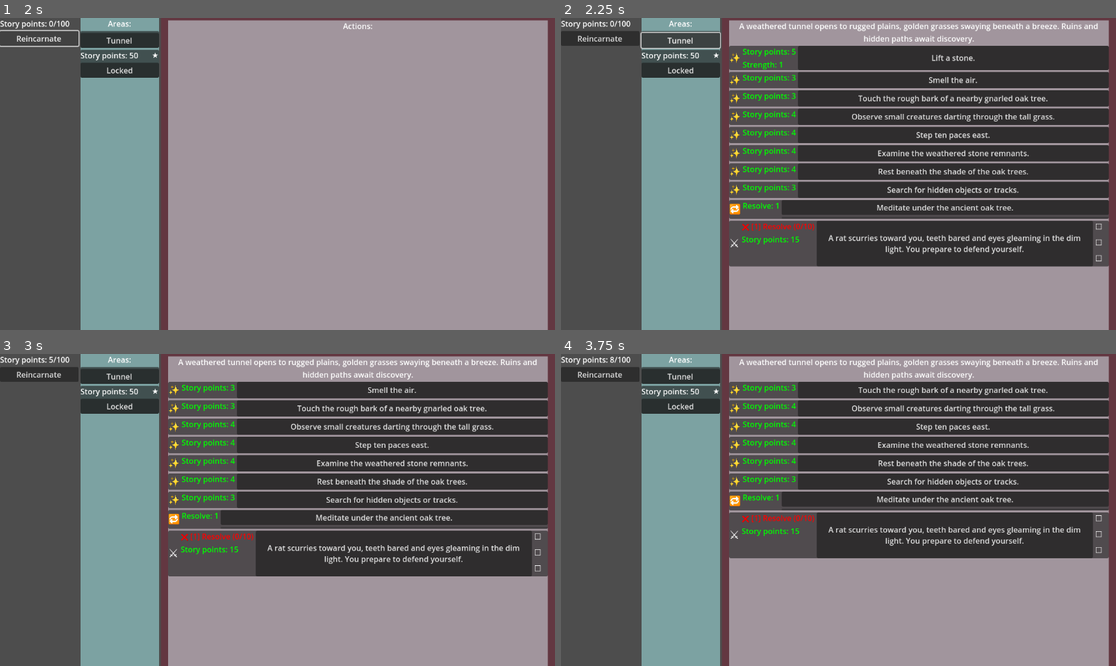
Above: before the commit, frames 1-4 (two rows, left to right).
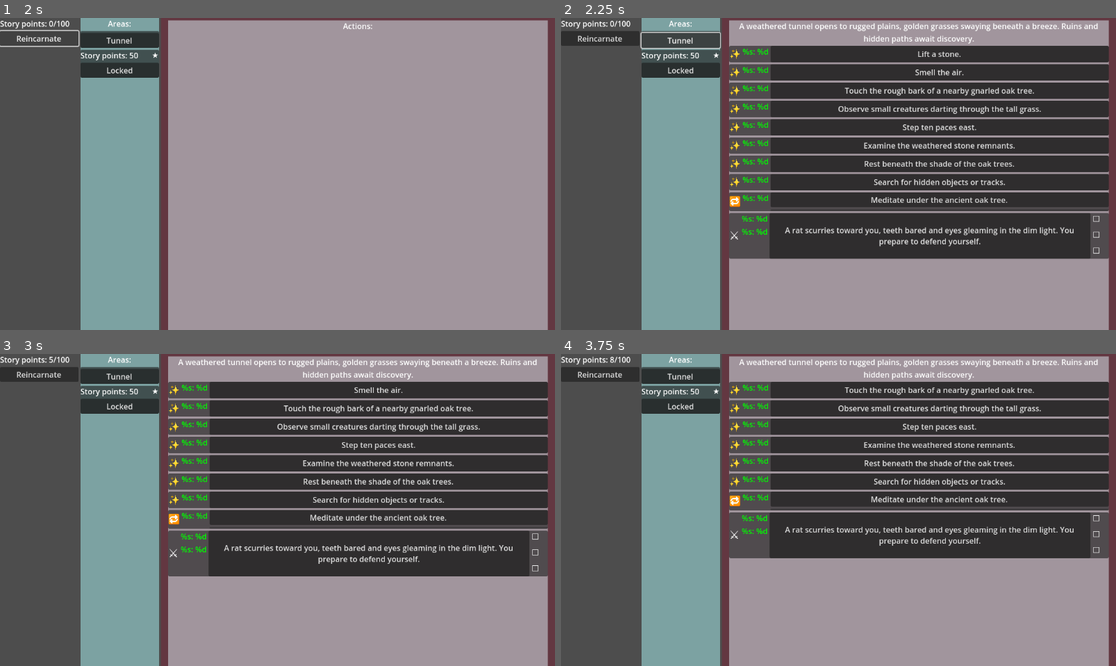
Above: after the commit, the same moments.

Repository: snipercup/Incremental-Chronicles
Game: Godot game, scene res://Scenes/main_menu.tscn
Two runs of this game, one before a commit and one after it. Both use one fixed random seed, a clock stepped at 60 frames per second and the inputs below.
Inputs:
- Up to frame 1 (2 s): click "Start Game" at 0.5 s; click "Reincarnate" at 1.25 s
- Up to frame 2 (2.25 s): click "Tunnel" at 2 s
- Up to frame 3 (3 s): click "Lift a stone." at 2.75 s
- Up to frame 4 (3.75 s): click "Smell the air." at 3.5 s

Frame 1 is identical in both runs. In frame 2, 19% of the frame differs, in the area x 30-99%, y 8-80%; in frame 3, 7.1%; in frame 4, 6.6%.
Error after the commit: Invalid access to property or key 'hidden_resources_updated' on a base object of type 'Node (signal_broker.gd)'. (res://Scripts/storyarea/story_area.gd:75)

Commit message:
Transform resources structure

Diff:
--- a/Area_data/0001_tunnel_area.json
+++ b/Area_data/0001_tunnel_area.json
@@ -1,61 +1,78 @@
 {
   "description": "A weathered tunnel opens to rugged plains, golden grasses swaying beneath a breeze. Ruins and hidden paths await discovery.",
   "name": "Tunnel",
+  "tier": 1.0,
   "story_actions": [
 	{
 	  "action_type": "free",
 	  "rewards": {
-		"Story points": 5.0,
-		"Strength": 1.0
+		"visible": {
+		  "Story points": 5.0,
+		  "Strength": 1.0
+		}
 	  },
 	  "story_text": "Lift a stone."
 	},
 	{
 	  "action_type": "free",
 	  "rewards": {
-		"Story points": 3.0
+		"visible": {
+		  "Story points": 3.0
+		}
 	  },
 	  "story_text": "Smell the air."
 	},
 	{
 	  "action_type": "free",
 	  "rewards": {
-		"Story points": 3.0
+		"visible": {
+		  "Story points": 3.0
+		}
 	  },
 	  "story_text": "Touch the rough bark of a nearby gnarled oak tree."
 	},
 	{
 	  "action_type": "free",
 	  "rewards": {
-		"Story points": 4.0
+		"visible": {
+		  "Story points": 4.0
+		}
 	  },
 	  "story_text": "Observe small creatures darting through the tall grass."
 	},
 	{
 	  "action_type": "free",
 	  "rewards": {
-		"Story points": 4.0
+		"visible": {
+		  "Story points": 4.0
+		}
 	  },
 	  "story_text": "Step ten paces east."
 	},
 	{
 	  "action_type": "free",
 	  "rewards": {
-		"Story points": 4.0
+		"visible": {
+		  "Story points": 4.0
+		}
 	  },
 	  "story_text": "Examine the weathered stone remnants."
 	},
 	{
 	  "action_type": "free",
 	  "rewards": {
-		"Story points": 4.0
+		"visible": {
+		  "Story points": 4.0
+		}
 	  },
 	  "story_text": "Rest beneath the shade of the oak trees."
 	},
 	{
 	  "action_type": "free",
 	  "rewards": {
-		"Story points": 3.0
+		"visible": {
+		  "Story points": 3.0
+		}
 	  },
 	  "story_text": "Search for hidden objects or tracks."
 	},
@@ -63,20 +80,26 @@
 	  "action_type": "loop",
 	  "cooldown": 2.0,
 	  "rewards": {
-		"Resolve": 1.0
+		"visible": {
+		  "Resolve": 1.0
+		}
 	  },
 	  "story_text": "Meditate under the ancient oak tree."
 	},
 	{
 	  "action_type": "combat",
 	  "requirements": {
-		"Resolve": 1.0
+		"visible": {
+		  "Resolve": 1.0
+		}
 	  },
 	  "rewards": {
-		"Story points": 15.0
-	  },
-	  "hidden_rewards": {
-		"hidden_rat_reward": 1.0
+		"visible": {
+		  "Story points": 15.0
+		},
+		"hidden": {
+		  "hidden_rat_reward": 1.0
+		}
 	  },
 	  "story_text": "A rat scurries toward you, teeth bared and eyes gleaming in the dim light. You prepare to defend yourself.",
 	  "enemy": {
@@ -87,13 +110,16 @@
 	{
 	  "action_type": "free",
 	  "appear_requirements": {
-		"hidden_rat_reward": 1.0
+		"hidden": {
+		  "hidden_rat_reward": 1.0
+		}
 	  },
 	  "rewards": {
-		"Story points": 5.0
+		"visible": {
+		  "Story points": 5.0
+		}
 	  },
 	  "story_text": "Examine the defeated rat."
 	}
-  ],
-  "tier": 1.0
+  ]
 }
--- a/Scripts/resource_manager.gd
+++ b/Scripts/resource_manager.gd
@@ -2,43 +2,59 @@
 @export var action_list: VBoxContainer = null
 const DEFAULT_LABEL_TEXT: String = "Story points: 0/100"
 
+
+
+# Resources dictionary can look like this:
+#"resources": {
+  #"visible": { "Story points": 3.0 },
+  #"hidden": { "reincarnation_ready": 1.0 },
+  #"permanent": { "Ascension Tokens": 1 }
+#}
+# Resource caps may look like this:
+#"resource_caps": {
+  #"visible": { "Story points": 100.0 },
+  #"hidden": { "reincarnation_ready": 10.0 },
+  #"permanent": { "Ascension Tokens": 10.0 }
+#}
+
 # Use ResourceStore class
-var visible_resources := ResourceStore.new(true)
-var hidden_resources := ResourceStore.new(false)
-var permanent_resources := ResourceStore.new(false,{},true)
+var resources := ResourceStore.new()
 
 var resource_caps_data: Dictionary = {}
 @onready var story_point_label := self
 
 func _ready():
 	_load_resource_caps()
-	visible_resources.caps = resource_caps_data
-	visible_resources.updated = SignalBroker.resources_updated
-	hidden_resources.updated = SignalBroker.hidden_resources_updated
-	visible_resources.updated.connect(_on_visible_resources_updated)
+	resources.caps = resource_caps_data
+
+	# Connect one unified signal
+	SignalBroker.resources_updated.connect(_on_resources_updated)
 	SignalBroker.action_rewarded.connect(_on_action_rewarded)
 	SignalBroker.area_pressed.connect(_on_area_pressed)
 
 func _on_action_rewarded(myaction: StoryAction):
-	for key in myaction.get_rewards().keys():
-		visible_resources.add(key, myaction.get_rewards()[key])
-	for key in myaction.get_hidden_rewards().keys():
-		hidden_resources.add(key, myaction.get_hidden_rewards()[key])
+	var reward_data := myaction.get_rewards()
+	for group in reward_data.keys():
+		for key in reward_data[group].keys():
+			resources.add(group, key, reward_data[group][key])
 
-func _on_visible_resources_updated(_store: ResourceStore) -> void:
+func _on_resources_updated(_store: ResourceStore) -> void:
 	_update_display()
 
 func _update_display() -> void:
-	var story_points = visible_resources.get_value("Story points")
+	var story_points = resources.get_value("visible", "Story points")
 	text = "Story points: %d/100" % int(story_points)
 	_update_tooltip()
 
 func _update_tooltip() -> void:
 	var list = []
 	var count = 0
-	for key in visible_resources.resources.keys():
-		var value = visible_resources.get_value(key)
-		var max_value = resource_caps_data.get(key, 0)
+	if not resources.resources.has("visible"):
+		return
+
+	for key in resources.resources["visible"].keys():
+		var value = resources.get_value("visible", key)
+		var max_value = resource_caps_data.get("visible", {}).get(key, 0)
 		if max_value > 0:
 			list.append("%s: %d/%d" % [key, value, max_value])
 		else:
@@ -48,33 +64,33 @@
 			break
 	tooltip_text = "\n".join(list)
 
-# Returns the value of the resource by name
 func get_resource(resource_name: String) -> float:
-	return visible_resources.get_value(resource_name)
+	return resources.get_value("visible", resource_name)
 
 func get_resource_max(resource_name: String) -> float:
-	return resource_caps_data.get(resource_name, 0)
+	return resource_caps_data.get("visible", {}).get(resource_name, 0)
 
 func apply_rewards(rewards: Dictionary) -> bool:
 	var success := false
-	for key in rewards.keys():
-		if visible_resources.add(key, rewards[key]):
-			success = true
+	for group in rewards.keys():
+		for key in rewards[group].keys():
+			if resources.add(group, key, rewards[group][key]):
+				success = true
 	return success
 
 func has_required_resources(requirements: Dictionary, use_hidden: bool = false) -> bool:
-	return (hidden_resources if use_hidden else visible_resources).has_all(requirements)
+	var group = "hidden" if use_hidden else "visible"
+	return resources.has_all({ group: requirements.get(group, {}) })
 
 func consume_resources(requirements: Dictionary, use_hidden: bool = false) -> bool:
-	return (hidden_resources if use_hidden else visible_resources).consume(requirements)
+	var group = "hidden" if use_hidden else "visible"
+	return resources.consume({ group: requirements.get(group, {}) })
 
 func is_at_capacity(resource_name: String) -> bool:
-	return visible_resources.is_at_capacity(resource_name)
+	return resources.is_at_capacity("visible", resource_name)
 
-# Returns true if all resources in requirements are at capacity
-# If a resource has no capacity limit, this function will always return false
 func are_all_at_capacity(myresources: Dictionary) -> bool:
-	return visible_resources.are_all_at_capacity(myresources)
+	return resources.are_all_at_capacity({ "visible": myresources })
 
 # Loads the resource caps from the json file
 func _load_resource_caps() -> void:
--- a/Scripts/resource_store.gd
+++ b/Scripts/resource_store.gd
@@ -2,58 +2,69 @@
 class_name ResourceStore
 extends RefCounted
 
-var updated: Signal # Dynamically emitted when resources change
-
+# Resources dictionary can look like this:
+#"resources": {
+  #"visible": { "Story points": 3.0 },
+  #"hidden": { "reincarnation_ready": 1.0 },
+  #"permanent": { "Ascension Tokens": 1 }
+#}
+# Resource caps may look like this:
+#"resource_caps": {
+  #"visible": { "Story points": 100.0 },
+  #"hidden": { "reincarnation_ready": 10.0 },
+  #"permanent": { "Ascension Tokens": 10.0 }
+#}
 var resources: Dictionary = {} # Keep track of each resource amount by using name and value
 var caps: Dictionary = {} # Base capacity per resource
-var respect_caps: bool = false
-# If true, this store will not reset its values when reset() is called
-var permanent: bool = false
 
+# When this initializes
+func _init(caps_data: Dictionary = {}) -> void:
+	caps = caps_data
 
-# Optional: provide caps if needed
-func _init(use_caps: bool = false, caps_data: Dictionary = {}, is_permanent: bool = false) -> void:
-	respect_caps = use_caps
-	caps = caps_data
-	permanent = is_permanent
-
-
-func add(key: String, amount: float) -> bool:
+func add(group: String, key: String, amount: float) -> bool:
 	if amount <= 0:
 		return false
 
-	var current = resources.get(key, 0.0)
-	var max_cap = caps.get(key, 0.0) if respect_caps else 0.0
+	# Initialize group if missing
+	if not resources.has(group):
+		resources[group] = {}
 
-	if respect_caps and max_cap > 0.0:
-		if current >= max_cap:
-			return false
-		resources[key] = min(current + amount, max_cap)
-	else:
-		resources[key] = current + amount
+	var current = resources[group].get(key, 0.0)
+	var max_cap = caps.get(group, {}).get(key, 0.0)
 
-	updated.emit(self)
+	if max_cap > 0.0 and current >= max_cap:
+		return false
+
+	var new_value = current + amount
+	resources[group][key] = min(new_value, max_cap) if max_cap > 0.0 else new_value
+
+	SignalBroker.resources_updated.emit(self)
 	return true
 
-func remove(key: String, amount: float) -> void:
-	if key in resources:
-		resources[key] = max(resources[key] - amount, 0.0)
+func remove(group: String, key: String, amount: float) -> void:
+	if resources.has(group) and resources[group].has(key):
+		resources[group][key] = max(resources[group][key] - amount, 0.0)
 		prune_zeros()
-		updated.emit(self)
+		SignalBroker.resources_updated.emit(self)
 
-func set_value(key: String, amount: float) -> void:
-	resources[key] = max(amount, 0.0)
+func set_value(group: String, key: String, amount: float) -> void:
+	if not resources.has(group):
+		resources[group] = {}
+	resources[group][key] = max(amount, 0.0)
 	prune_zeros()
-	updated.emit(self)
+	SignalBroker.resources_updated.emit(self)
 
-func get_value(key: String) -> float:
-	return resources.get(key, 0.0)
+func get_value(group: String, key: String) -> float:
+	if resources.has(group):
+		return resources[group].get(key, 0.0)
+	return 0.0
 
 # Returns true if the resources contain enough of each to fulfill the requirements
 func has_all(requirements: Dictionary) -> bool:
-	for key in requirements.keys():
-		if get_value(key) < requirements[key]:
-			return false
+	for group in requirements.keys():
+		for key in requirements[group].keys():
+			if get_value(group, key) < requirements[group][key]:
+				return false
 	return true
 
 # Subtracts all the requirments from the resources and returns true on success
@@ -61,45 +72,51 @@
 	if not has_all(requirements):
 		return false
 
-	for key in requirements.keys():
-		resources[key] = max(resources.get(key, 0.0) - requirements[key], 0.0)
-
+	for group in requirements.keys():
+		for key in requirements[group].keys():
+			resources[group][key] = max(
+				resources[group].get(key, 0.0) - requirements[group][key],
+				0.0
+			)
 	prune_zeros()
-	updated.emit(self)
+	SignalBroker.resources_updated.emit(self)
 	return true
 
 # Check if all resources in the provided dictionary are at capacity
 func are_all_at_capacity(requirements: Dictionary) -> bool:
-	if not respect_caps:
-		return false  # Capacity doesn't apply
-	for key in requirements.keys():
-		if not is_at_capacity(key):
-			return false
+	for group in requirements.keys():
+		for key in requirements[group].keys():
+			if not is_at_capacity(group, key):
+				return false
 	return true
 
 # Returns true if the resource specified by key is at capacity
-func is_at_capacity(key: String) -> bool:
-	if not respect_caps:
+func is_at_capacity(group: String, key: String) -> bool:
+	if not caps.has(group):
 		return false
-	return caps.get(key, 0.0) > 0.0 and get_value(key) >= caps[key]
+	var max_cap = caps[group].get(key, 0.0)
+	if max_cap <= 0.0:
+		return false
+	return get_value(group, key) >= max_cap
 
 # Removes keys from the dictionary if the value is 0.0
 func prune_zeros() -> void:
-	var to_remove: Array = []
-	for key in resources.keys():
-		if resources[key] == 0.0:
-			to_remove.append(key)
-	for key in to_remove:
-		resources.erase(key)
+	for group in resources.keys():
+		var to_remove: Array = []
+		for key in resources[group].keys():
+			if resources[group][key] == 0.0:
+				to_remove.append(key)
+		for key in to_remove:
+			resources[group].erase(key)
 
-# Resets all resource values to 0 unless the store is marked as permanent
+# Resets all resource values to 0, except the "permanent" group
 func reset() -> void:
-	if permanent:
-		print_debug("Skipping reset: store is marked as permanent.")
-		return
+	for group in resources.keys():
+		if group == "permanent":
+			continue  # Skip resetting permanent group
 
-	for key in resources.keys():
-		resources[key] = 0.0
+		for key in resources[group].keys():
+			resources[group][key] = 0.0
 
 	prune_zeros()
-	updated.emit(self)
+	SignalBroker.resources_updated.emit(self)
--- a/Scripts/signal_broker.gd
+++ b/Scripts/signal_broker.gd
@@ -36,12 +36,9 @@
 @warning_ignore("unused_signal")
 signal area_visibility_changed(area: StoryArea)
 
-# Signal to emit when hidden resources are updated
-@warning_ignore("unused_signal")
-signal hidden_resources_updated(resource_manager: Label)
 # Signal to emit when resources are updated
 @warning_ignore("unused_signal")
-signal resources_updated(resource_manager: Label)
+signal resources_updated(resource_store: ResourceStore)
 
 # Signal to emit when the game is started
 @warning_ignore("unused_signal")
--- a/Scripts/storyaction/data/story_action.gd
+++ b/Scripts/storyaction/data/story_action.gd
@@ -61,7 +61,7 @@
 		state = State.VISIBLE
 
 	# Connect to the hidden_resources_updated signal
-	SignalBroker.hidden_resources_updated.connect(_on_hidden_resources_updated)
+	SignalBroker.resources_updated.connect(_on_hidden_resources_updated)
 
 
 # Setter for requirements (ensure valid data)
@@ -132,14 +132,14 @@
 	return true
 
 # Called when hidden resources are updated
-func _on_hidden_resources_updated(hidden_resources: ResourceStore) -> void:
+func _on_hidden_resources_updated(myresources: ResourceStore) -> void:
 	if appear_requirements.is_empty() or get_state() == StoryAction.State.VISIBLE:
 		return # No need to run any more code if there are no requirements or already visible
 
 	# Check if requirements are met before consuming
-	if hidden_resources.has_all(appear_requirements):
+	if myresources.has_all(appear_requirements):
 		set_state(State.VISIBLE)
-		if not hidden_resources.consume(appear_requirements):
+		if not myresources.consume(appear_requirements):
 			set_state(State.HIDDEN)
 	else:
 		set_state(State.HIDDEN)
